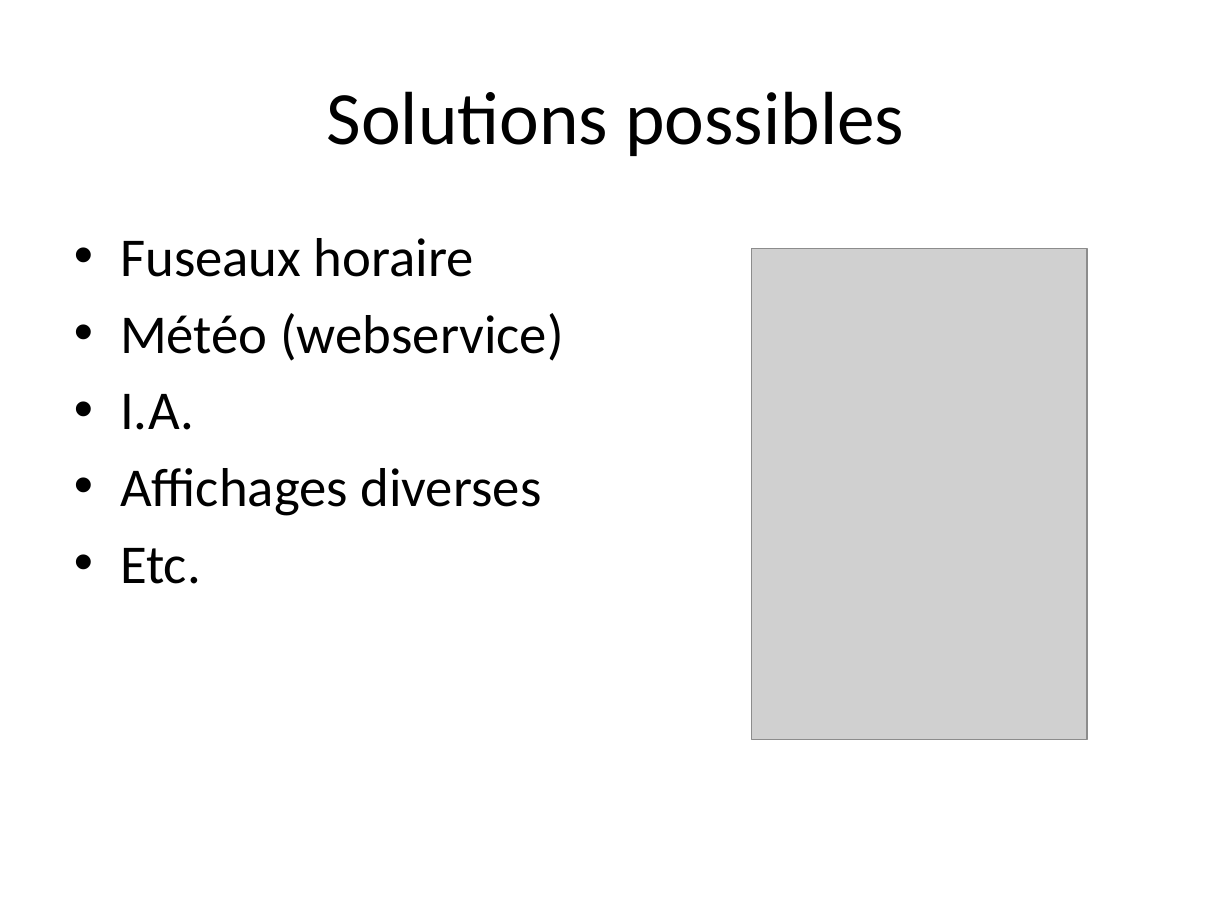
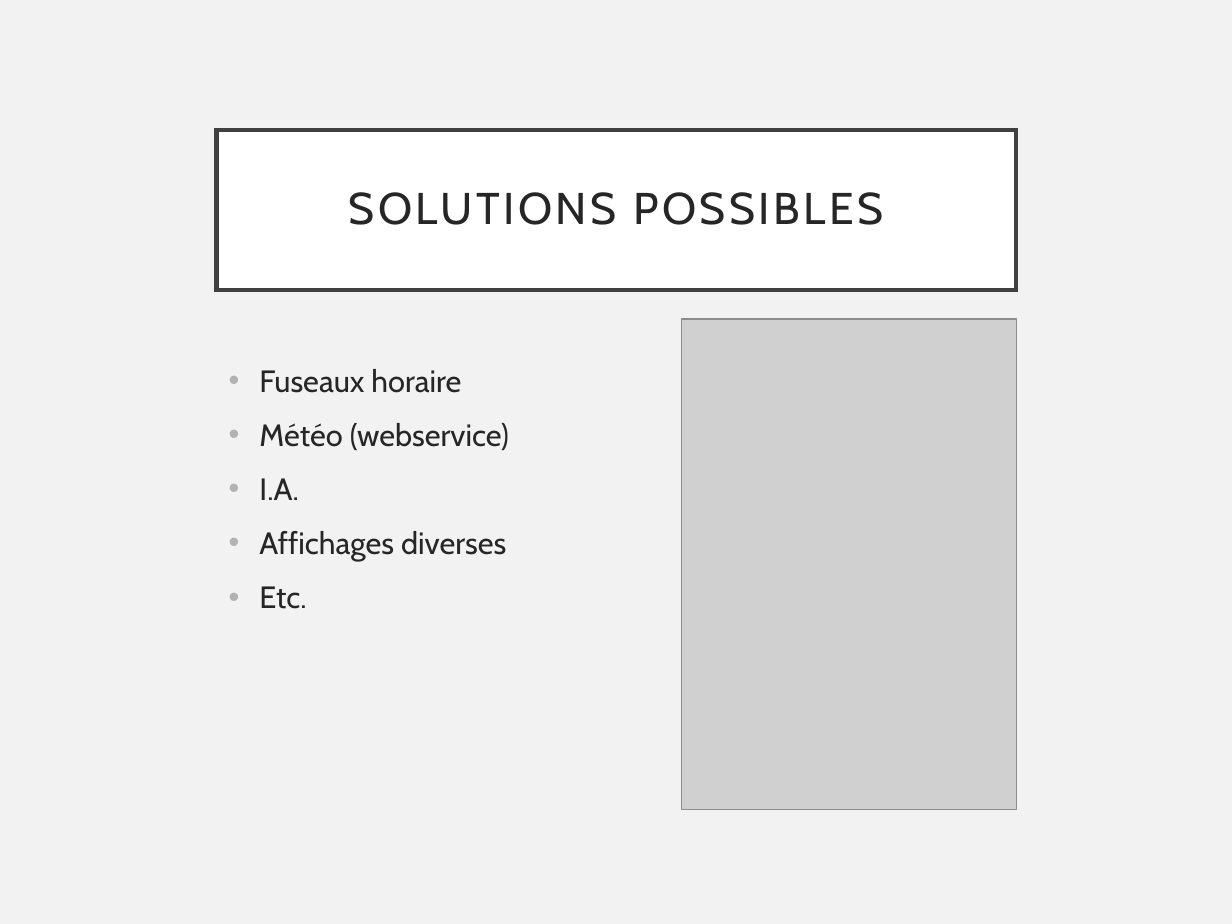
Before and after one commit to SvenWikberg/MultiClock, a slide deck: slide 4 of doc/MultiClock_presentation.pptx. Drawn at 1232x924 pixels with LibreOffice and Linux fonts; fonts in the diff are those of the drawing; grey boxes stand for pictures. Boxes give left, top, right and bottom in pixels: in the first picture for what was removed or moved away, otherwise in the second. Text is boxed around its words. In the diff, an @@ line names an element or a change of style, - is before the commit and + after.

```diff
--- a/doc/MultiClock_presentation.pptx
+++ b/doc/MultiClock_presentation.pptx
@@ background #FFFFFF to #F2F2F2 @@
@@ title "SOLUTIONS POSSIBLES": place and size @@
-title "SOLUTIONS POSSIBLES" at <box>327,91,904,156</box>
+title "SOLUTIONS POSSIBLES" at <box>217,129,1016,290</box>
@@ title "SOLUTIONS POSSIBLES" at <box>217,129,1016,290</box>: fill none to #FFFFFF; outline none to #404040 2.5 pt @@
@@ title at <box>349,192,883,225</box>: text changed; size 44 to 26 pt; font Calibri to Cabin; text colour #000000 to #262626 @@
-Solutions possibles
+SOLUTIONS POSSIBLES
@@ picture: place and size @@
-picture at <box>752,249,1087,739</box>
+picture at <box>681,319,1016,809</box>
@@ text "Fuseaux horaire": place and size @@
-text "Fuseaux horaire" at <box>120,238,564,584</box>
+text "Fuseaux horaire" at <box>259,369,509,609</box>
@@ text "Fuseaux horaire" at <box>259,369,509,609</box>: size 32 to 18 pt, font Calibri to Cabin, text colour #000000 to #262626; indent changed; more space between paragraphs @@
```
Also in this commit, not shown: 7 other slides changed, 1 slide added, 2 slides removed, 10 other files.
